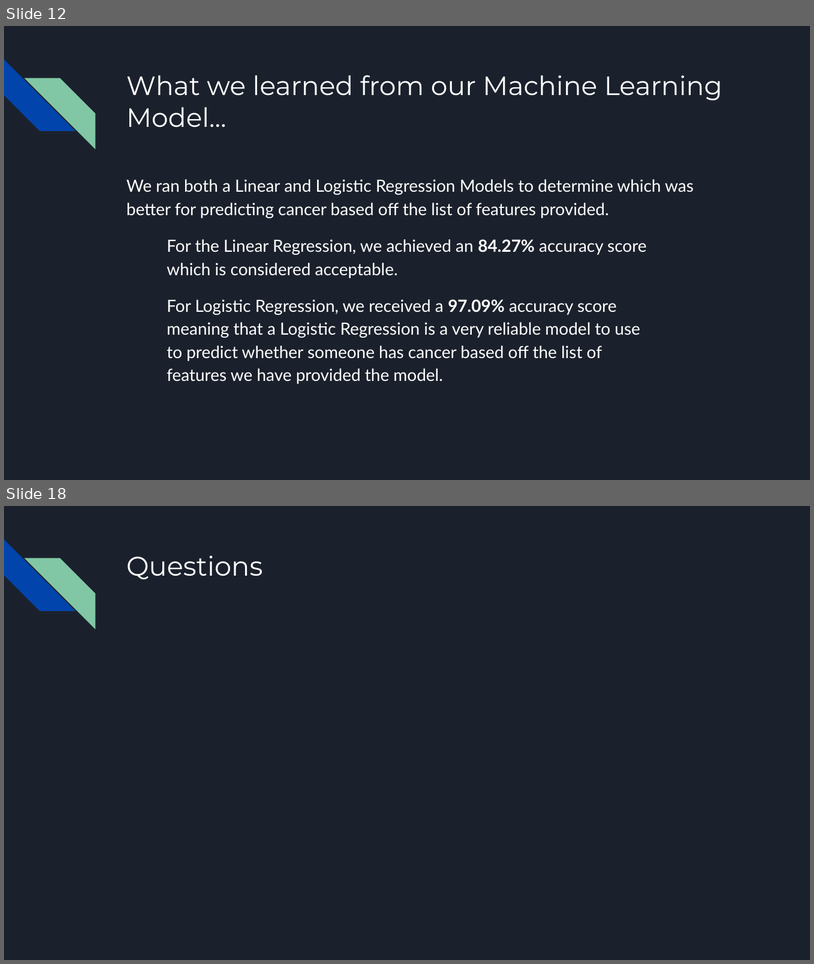
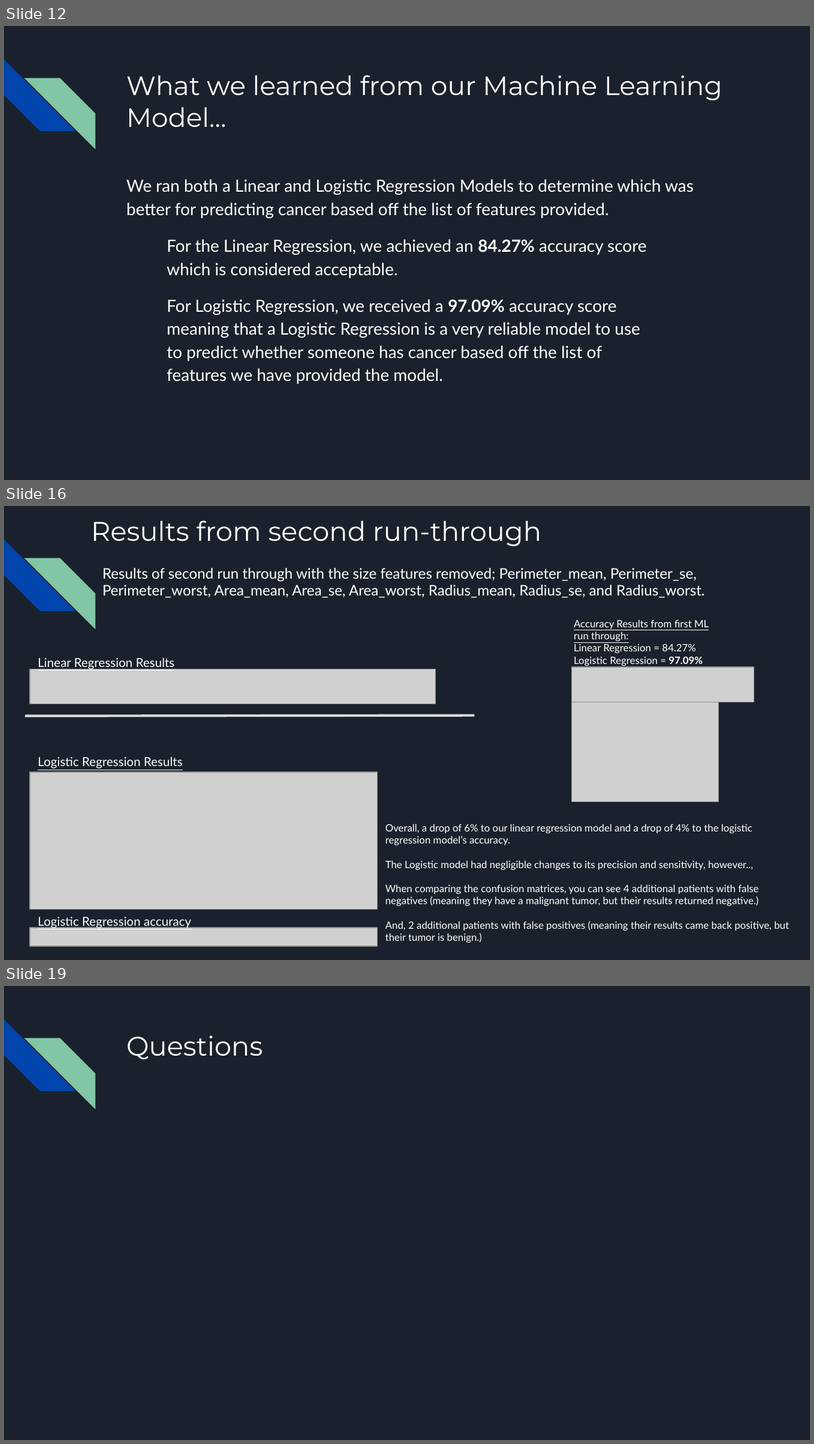
Before and after one commit to brojas12/Group_Project_4, a slide deck: Predicting the Presence of Cancer in Breast Cancer Cells.pptx. Shown one above the other, each under a label of ours: slides 12 and 18 before the commit, slides 12, 16 and 19 after it; the slides between them are not shown. The pictures are 814x964 and 814x1444 pixels, drawn with LibreOffice and Linux fonts; fonts in the diff are those of the drawing; grey boxes stand for pictures. Boxes give left, top, right and bottom in pixels: in the first picture for what was removed or moved away, otherwise in the second. Text is boxed around its words. In the diff, an @@ line names an element or a change of style, - is before the commit and + after.

```diff
--- a/Predicting the Presence of Cancer in Breast Cancer Cells.pptx
+++ b/Predicting the Presence of Cancer in Breast Cancer Cells.pptx
@@ slide 16 added at box(4, 506, 810, 960), background #1B212C; not listed: 2 template elements that a slide beside it also shows @@
@@ title added at box(91, 520, 542, 546), 24 pt, text #FFFFFF @@
+Results from second run-through
@@ text added at box(102, 568, 705, 598), 13 pt, text #FFFFFF @@
+Results of second run through with the size features removed; Perimeter_mean, Perimeter_se, Perimeter_worst, Area_mean, Area_se, Area_worst, Radius_mean, Radius_se, and Radius_worst.
@@ text added at box(574, 619, 709, 666), 9 pt, text #FFFFFF @@
+Accuracy Results from first ML run through:
+Linear Regression = 84.27%
+Logistic Regression = 97.09%
@@ text added at box(38, 658, 175, 670), 11 pt, text #FFFFFF, underline @@
+Linear Regression Results
@@ picture added at box(572, 667, 754, 702) @@
@@ picture added at box(30, 669, 436, 703) @@
@@ picture added at box(572, 702, 719, 802) @@
@@ line added from (25, 715) to (475, 715), #D9D9D9 2.25 pt @@
@@ text added at box(38, 757, 183, 768), 11 pt, text #FFFFFF, underline @@
+Logistic Regression Results
@@ picture added at box(30, 772, 377, 909) @@
@@ text added at box(386, 823, 789, 942), 9 pt, text #FFFFFF @@
+Overall, a drop of 6% to our linear regression model and a drop of 4% to the logistic regression model’s accuracy.
+The Logistic model had negligible changes to its precision and sensitivity, however..,
+When comparing the confusion matrices, you can see 4 additional patients with false negatives (meaning they have a malignant tumor, but their results returned negative.)
+And, 2 additional patients with false positives (meaning their results came back positive, but their tumor is benign.)
@@ text added at box(38, 916, 191, 928), 11 pt, text #FFFFFF, underline @@
+Logistic Regression accuracy
@@ picture added at box(30, 927, 377, 945) @@
@@ what was slide 18 is now slide 19 @@
```
Also in this commit, not shown: 3 slides changed, 2 other slides added, 2 slides removed.
